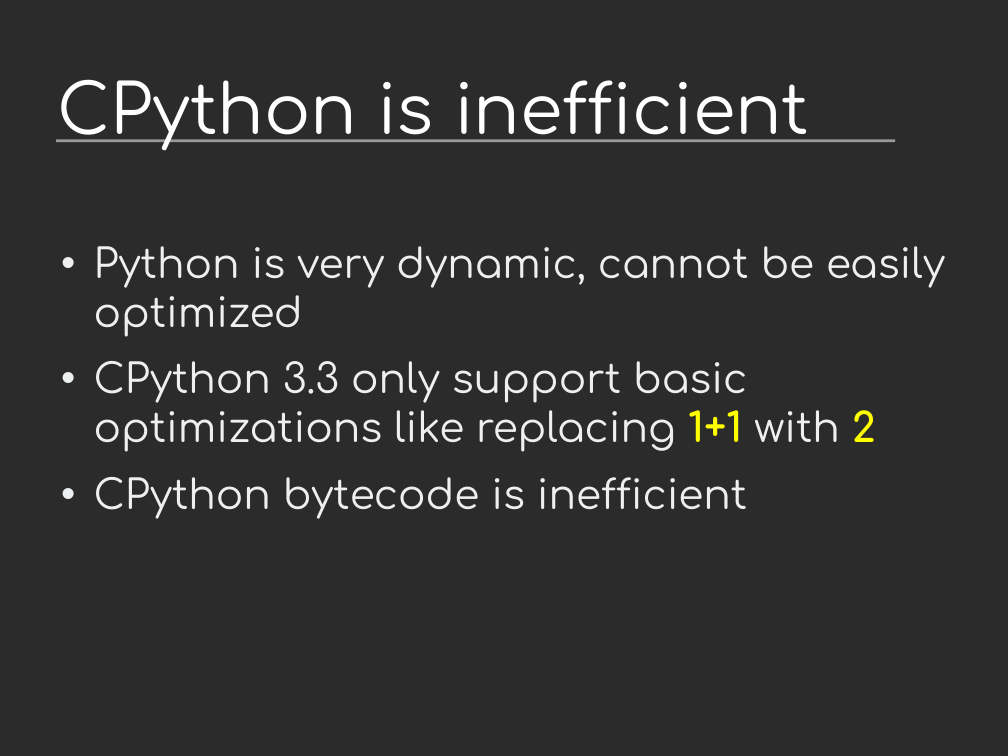
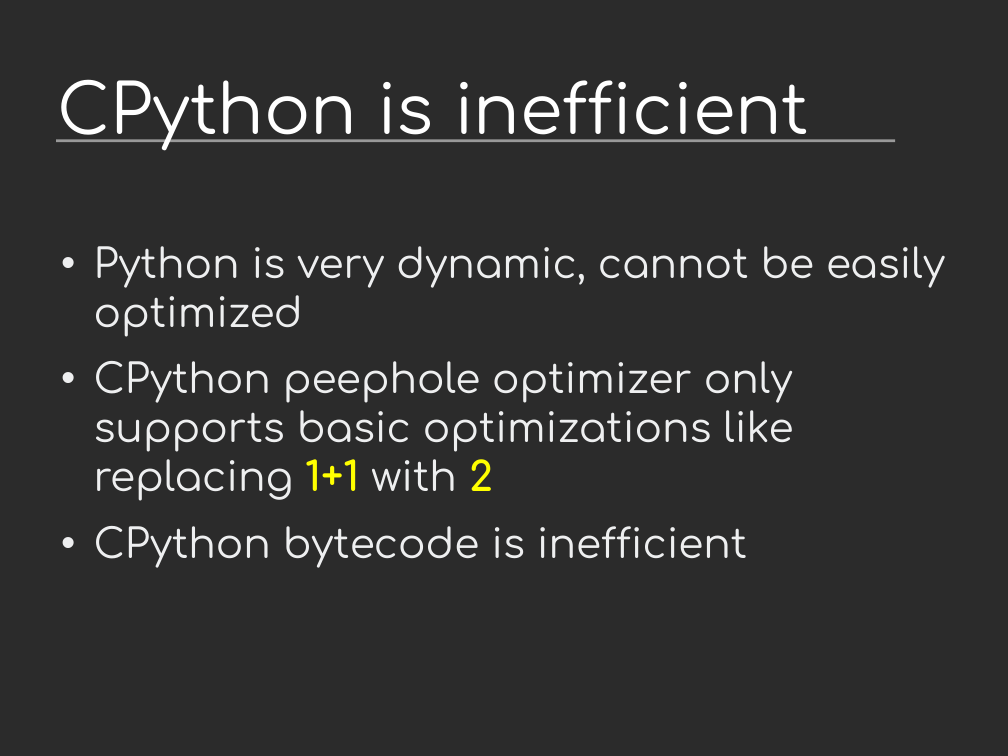
Before and after one commit to vstinner/talks, a slide deck: slide 4 of 2013-FOSDEM/faster_cpython.odp. Drawn at 1008x756 pixels with LibreOffice and Linux fonts; fonts in the diff are those of the drawing; background and template pictures are left out; a plain dark background stands for a picture behind light text. Boxes give left, top, right and bottom in pixels: in the first picture for what was removed or moved away, otherwise in the second. Text is boxed around its words. In the diff, an @@ line names an element or a change of style, - is before the commit and + after.

```diff
--- a/2013-FOSDEM/faster_cpython.odp
+++ b/2013-FOSDEM/faster_cpython.odp
@@ text at <box>94,361,793,500</box>: text changed @@
-• CPython 3.3 only support basic optimizations like replacing 1+1 with 2
+• CPython peephole optimizer only supports basic optimizations like replacing 1+1 with 2
```
Also in this commit, not shown: 16 other slides changed, 2 other files.
